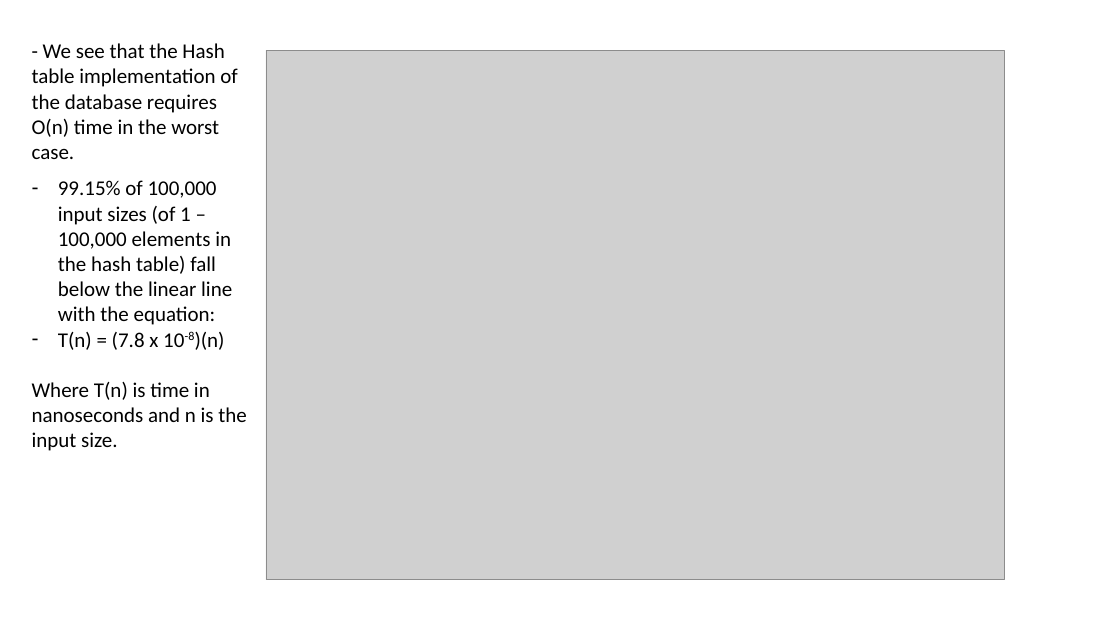
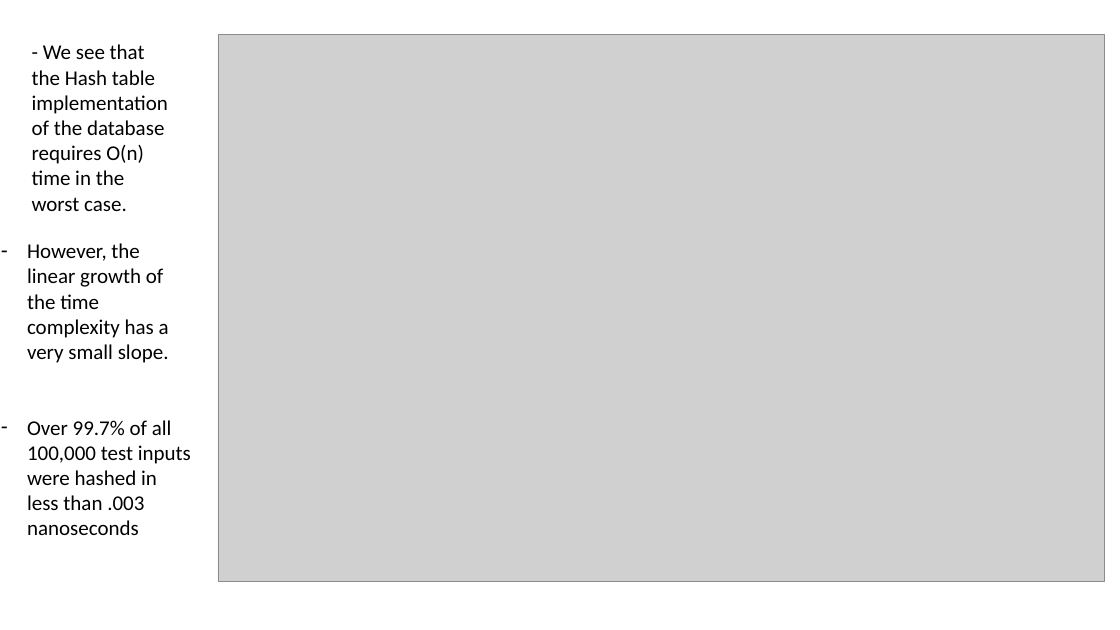
Before and after one commit to jpvail/PasswordVault, a slide deck: slide 4 of PreformanceAnalysis.pptx. Drawn at 1120x630 pixels with LibreOffice and Linux fonts; fonts in the diff are those of the drawing; grey boxes stand for pictures. Boxes give left, top, right and bottom in pixels: in the first picture for what was removed or moved away, otherwise in the second. Text is boxed around its words. In the diff, an @@ line names an element or a change of style, - is before the commit and + after.

```diff
--- a/PreformanceAnalysis.pptx
+++ b/PreformanceAnalysis.pptx
@@ text "- We see that the ..." rewrapped from (32,43,237,159) to (32,44,168,211) @@
@@ picture: place and size @@
-picture at (266,50,1005,581)
+picture at (218,34,1104,581)
@@ text at (27,243,191,535): text changed @@
-– 99.15% of 100,000 input sizes (of 1 – 100,000 elements in the hash table) fall below the linear line with the equation:
-– T(n) = (7.8 x 10-8)(n)
-Where T(n) is time in nanoseconds and n is the input size.
+– However, the linear growth of the time complexity has a very small slope.
+– Over 99.7% of all 100,000 test inputs were hashed in less than .003 nanoseconds
```
Also in this commit, not shown: 1 other slide changed, 3 other files.
